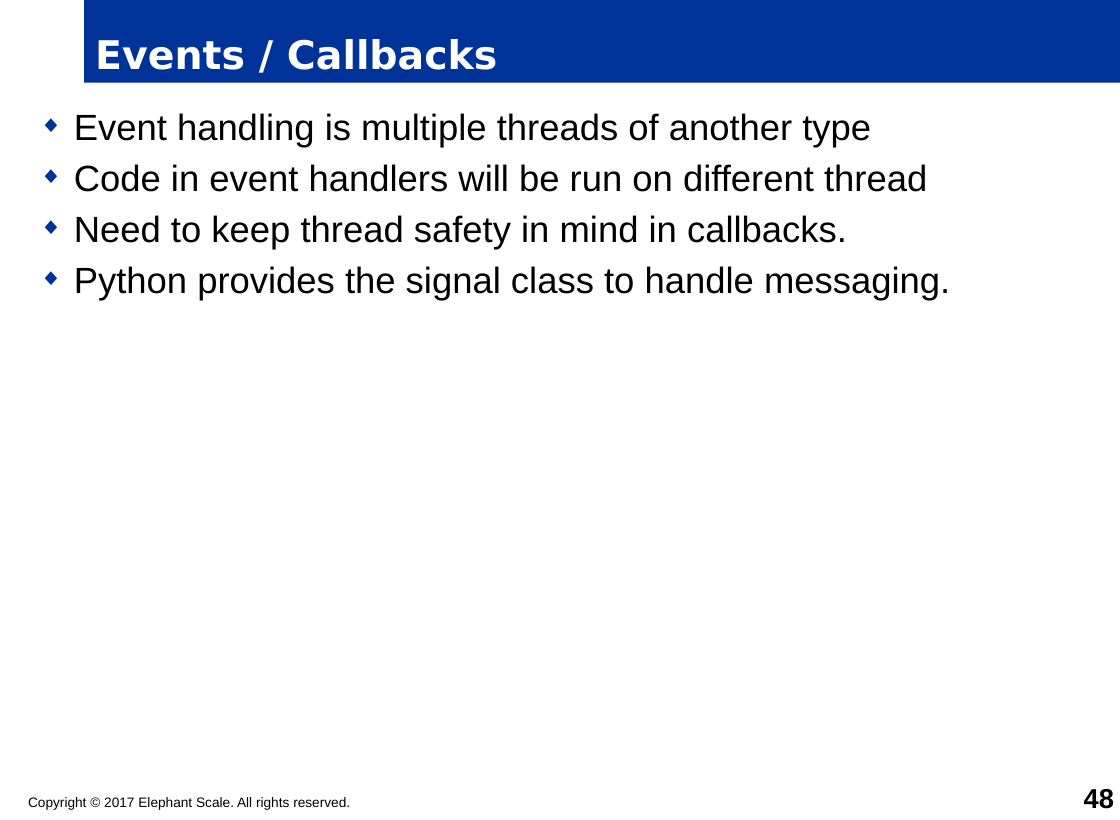
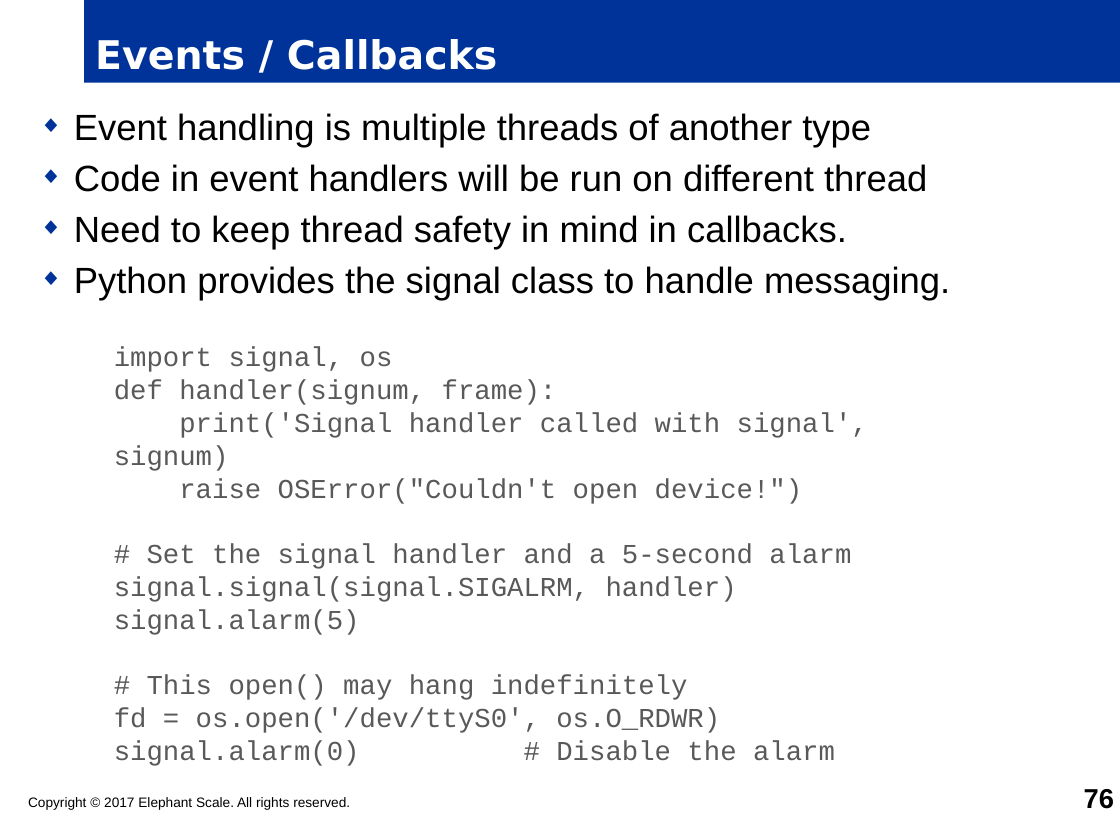
Before and after one commit to timfox456/container-resources, a slide deck: slide 76 of python/python-master/PYTHON-LanguageBasics.pptx (slide 48 before the commit). Drawn at 1120x820 pixels with LibreOffice and Linux fonts; fonts in the diff are those of the drawing; background and template pictures are left out. Boxes give left, top, right and bottom in pixels: in the first picture for what was removed or moved away, otherwise in the second. Text is boxed around its words. In the diff, an @@ line names an element or a change of style, - is before the commit and + after.

```diff
--- a/python/python-master/PYTHON-LanguageBasics.pptx
+++ b/python/python-master/PYTHON-LanguageBasics.pptx
@@ text added at bbox=[114, 347, 868, 766], 18 pt, text #595959 @@
+import signal, os
+def handler(signum, frame):
+print('Signal handler called with signal', signum)
+raise OSError("Couldn't open device!")
+# Set the signal handler and a 5-second alarm
+signal.signal(signal.SIGALRM, handler)
+signal.alarm(5)
+# This open() may hang indefinitely
+fd = os.open('/dev/ttyS0', os.O_RDWR)
+signal.alarm(0) # Disable the alarm
@@ page number at bbox=[1084, 789, 1114, 809]: text changed @@
-48
+76
```
Also in this commit, not shown: 1 other slide changed, 28 slides added, 6 other files.
